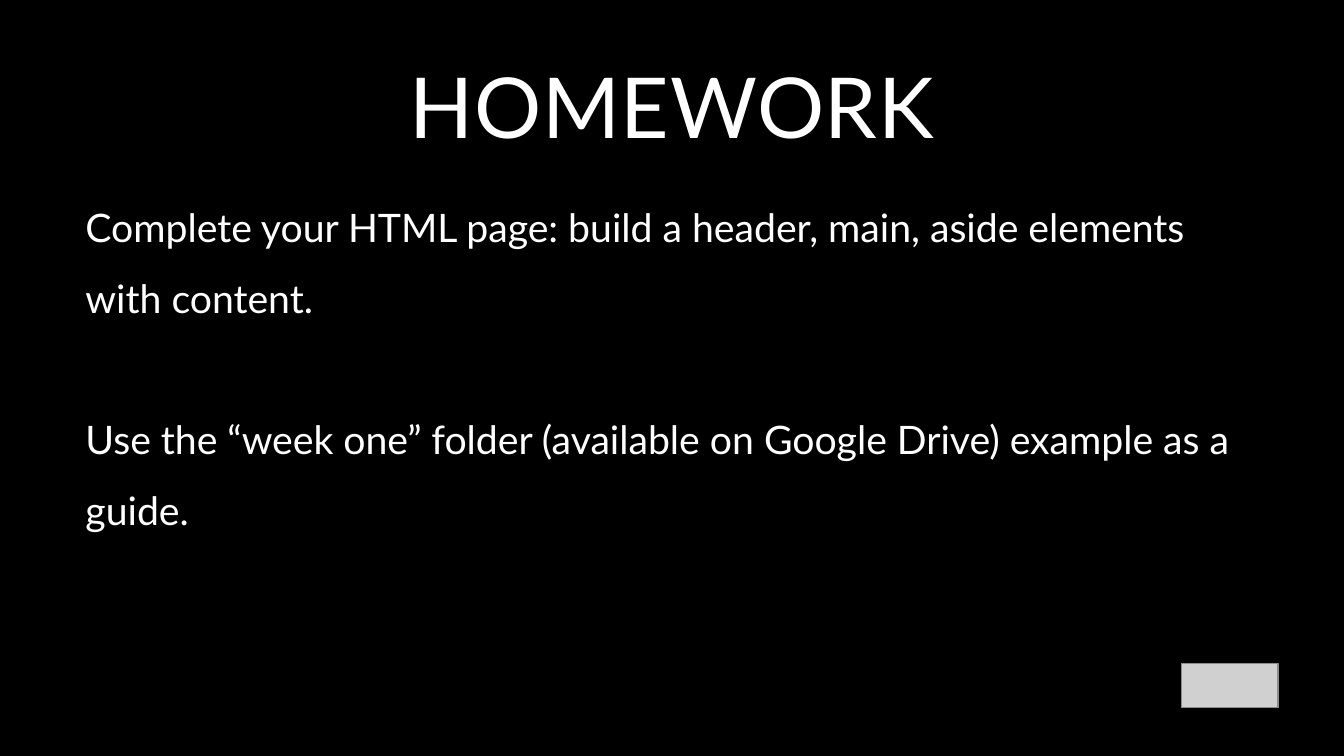
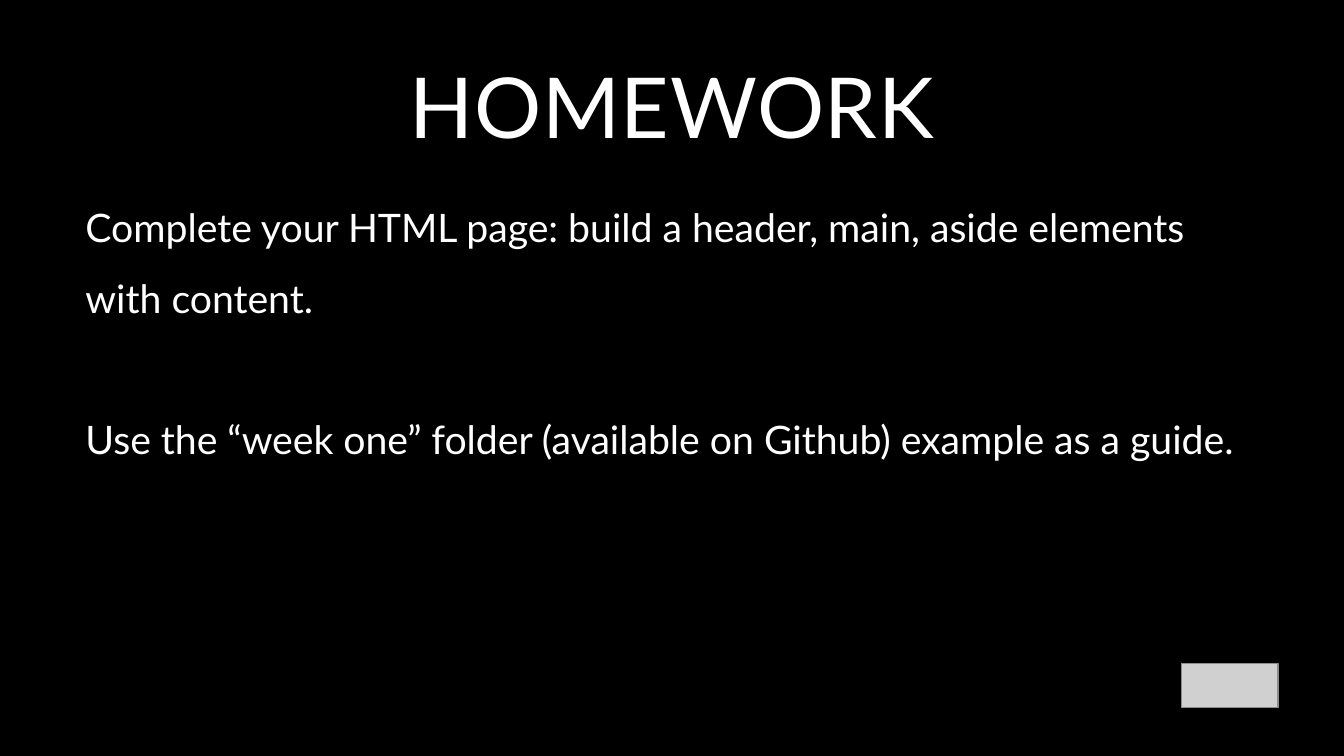
Before and after one commit to glenelkins/front-end-workshop, a slide deck: slide 18 of FEWorkshop-Week1.pptx. Drawn at 1344x756 pixels with LibreOffice and Linux fonts; fonts in the diff are those of the drawing; grey boxes stand for pictures. Boxes give left, top, right and bottom in pixels: in the first picture for what was removed or moved away, otherwise in the second. Text is boxed around its words. In the diff, an @@ line names an element or a change of style, - is before the commit and + after.

Commit message:
Updated with week two content.

```diff
--- a/FEWorkshop-Week1.pptx
+++ b/FEWorkshop-Week1.pptx
@@ text at (85,423,1233,461): text changed @@
-Use the “week one” folder (available on Google Drive) example as a guide.
+Use the “week one” folder (available on Github) example as a guide.
```
Also in this commit, not shown: 1 other slide changed, 18 other files.
